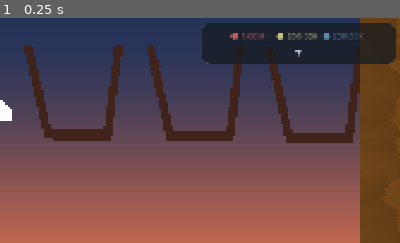
Above: before the commit, frame 1.
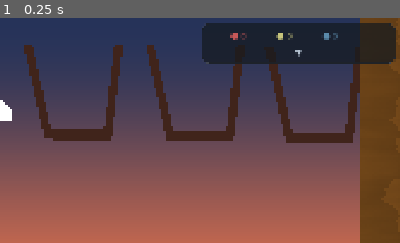
Above: after the commit, the same moment.

Repository: adambrock89/idle-glass
Game: Godot game, scene res://scenes/levels/fragment_manager.tscn
Same seed, same stepped clock (60 frames per second), same inputs: the game is played once before the commit and once after it.
Inputs:
- Up to frame 1 (0.25 s): no input
The pictures show only the part of the screen within x 50-100%, y 0-50%; the shares and areas given below are measured in that part.

The runs differ from the first frame. In frame 1, 0.3% of the frame differs, in the area x 60-91%, y 6-10%.

Commit message:
Moved exe and pck to zip for easy download

Diff:
--- a/src/entities/scoreboard.gd
+++ b/src/entities/scoreboard.gd
@@ -33,12 +33,12 @@
 }
 
 var scores: Dictionary = {
-	"red": 1000000.0,
-	"orange": 200.0,
-	"yellow": 200000.0,
-	"green": 200.0,
-	"blue": 200000.0,
-	"purple": 200000.0
+	"red": 0.0,
+	"orange": 0.0,
+	"yellow": 0.0,
+	"green": 0.0,
+	"blue": 0.0,
+	"purple": 0.0
 }
 
 var value_multiplier: Dictionary = {
Not shown, removed: Idle Colors.console.exe
Not shown, changed: Idle Colors.exe
Not shown, removed: Idle Colors.pck
Not shown, added: Idle Colors.zip
